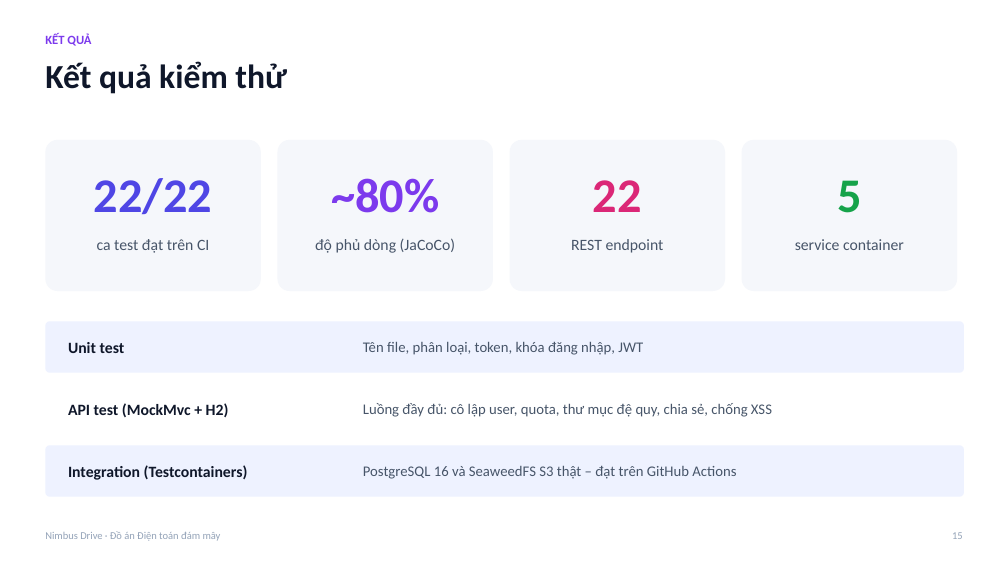
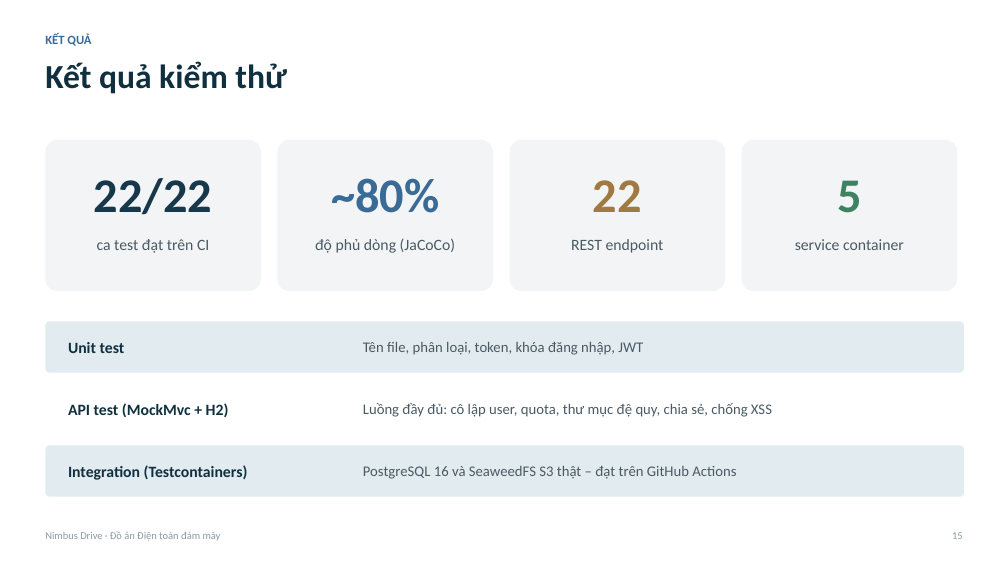
Before and after one commit to LeNhatHuyHyDrex/cloud-file-storage, a slide deck: slide 15 of docs/report/Slide_NimbusDrive.pptx. Drawn at 1008x567 pixels with LibreOffice and Linux fonts; fonts in the diff are those of the drawing. Boxes give left, top, right and bottom in pixels: in the first picture for what was removed or moved away, otherwise in the second. Text is boxed around its words. In the diff, an @@ line names an element or a change of style, - is before the commit and + after.

```diff
--- a/docs/report/Slide_NimbusDrive.pptx
+++ b/docs/report/Slide_NimbusDrive.pptx
@@ text "KẾT QUẢ" at (45, 33, 91, 46): text colour #7C3AED to #3A6A96 @@
@@ fill #F5F7FB to #F2F4F5 in 4 elements at (45, 140, 261, 291), (278, 140, 493, 291), (510, 140, 725, 291), (742, 140, 957, 291) @@
@@ text "22/22" at (94, 178, 212, 215): text colour #4F46E5 to #16384A @@
@@ text "~80%" at (331, 178, 439, 213): text colour #7C3AED to #3A6A96 @@
@@ text "22" at (593, 180, 642, 212): text colour #DB2777 to #A07A42 @@
@@ text "5" at (837, 180, 861, 213): text colour #16A34A to #3F8263 @@
@@ rounded rectangle at (45, 321, 964, 373): fill #EEF2FF to #E2EBEF @@
@@ text "Tên file, phân loại, token, ..." at (363, 342, 643, 355): text colour #475569 to #4A5A64 @@
@@ rounded rectangle at (45, 445, 964, 497): fill #EEF2FF to #E2EBEF @@
@@ text colour #0F172A to #10303F in 4 elements at (45, 61, 286, 94), (68, 342, 125, 353), (68, 403, 229, 417), (68, 465, 248, 480) @@
@@ text "PostgreSQL 16 và SeaweedFS S3 ..." at (363, 466, 736, 479): text colour #475569 to #4A5A64 @@
@@ text "Nimbus Drive · Đồ án ..." at (45, 531, 221, 541): text colour #94A3B8 to #8C9BA4 @@
@@ text "15" at (952, 532, 963, 539): text colour #94A3B8 to #8C9BA4 @@
```
Also in this commit, not shown: 16 other slides changed, 33 other files.
